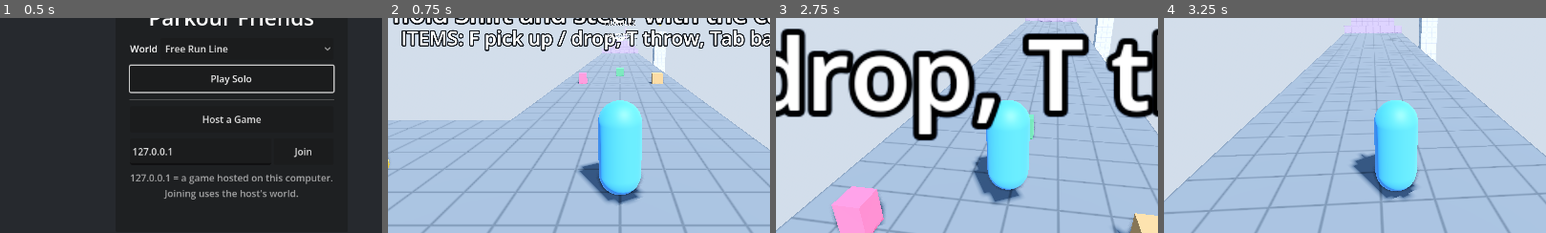
Above: before the commit, frames 1-4 (left to right).
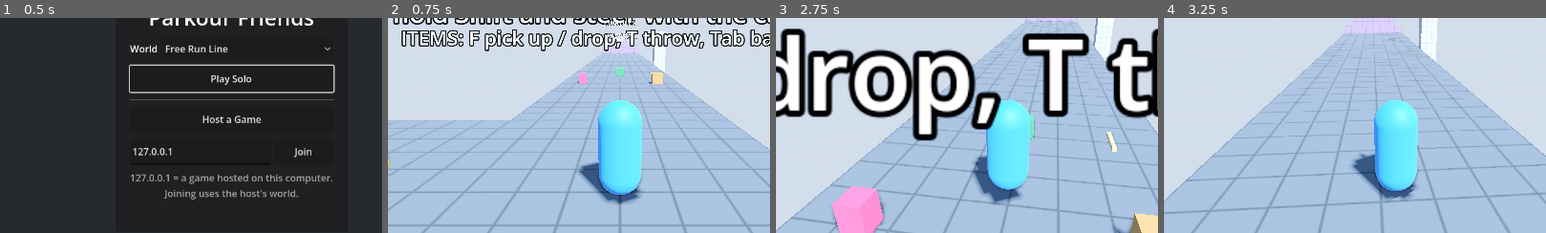
Above: after the commit, the same moments.

Repository: chitown08/ParkourFriends
Game: Godot game, scene res://game/main.tscn
Two runs of this game, one before a commit and one after it. Both use one fixed random seed, a clock stepped at 60 frames per second and the inputs below.
Inputs (mouse positions are % of the whole screen's width and height, from its top left):
- Up to frame 1 (0.5 s): no input
- Up to frame 2 (0.75 s): click "Play Solo" at 0.5 s
- Up to frame 3 (2.75 s): tap Enter at 1.25 s; move the mouse to (55, 50) at 1.27 s; hold G (call_buddy) 1.28-2.03 s; hold W (move_forward) from 1.28 s (still down); tap Space (jump) at 1.52, 2.27 s; tap C (crouch) at 1.55, 2.1 s; move the mouse to (45, 50) at 2.02 s; tap Shift (free_run) at 2.3 s
- Up to frame 4 (3.25 s): keep holding W (move_forward); move the mouse to (52, 48) at 2.77 s; hold Shift (free_run) from 2.78 s (still down); tap Tab (switch_item) at 3.05 s
The pictures show only the part of the screen within x 20-70%, y 28-78%; the shares and areas given below are measured in that part.

Frame 1 is identical in both runs. In frame 2, less than 0.1% of the frame differs, in the area x 68-69%, y 24-27%; in frame 3, 0.1%, in the area x 86-90%, y 52-63%; in frame 4, nothing differs.

Commit message:
Add the baseball bat: whack friends (a throw-chain link) or items a long way
Tosses and bat hits share launch_friend(). Hit items fly like throws, so
friends can catch them, and hovering relics get knocked loose.

Co-Authored-By: Claude Opus 5.5 <noreply@anthropic.com>

Diff:
--- /dev/null
+++ b/items/abilities/bat_swing.gd
@@ -0,0 +1,52 @@
+extends ItemAbility
+## The baseball bat: press "use item" (right mouse / left trigger) to swing.
+## Hits the friend in front of you (sending them a long way, the way your
+## camera faces) or, if no friend is in reach, the item in front of you.
+## A hit friend counts as a throw-chain link, like a toss.
+
+const REACH := 2.5 ## Metres in front of you.
+const COOLDOWN := 0.6 ## Seconds between swings.
+## A hit friend flies at this speed and angle: far, but low and fast.
+const LAUNCH_SPEED := 40.0
+const LAUNCH_ANGLE := deg_to_rad(40.0)
+## A hit item (items fall with normal gravity, so they need less).
+const ITEM_LAUNCH_SPEED := 25.0
+const ITEM_LAUNCH_ANGLE := deg_to_rad(30.0)
+
+var _cooldown := 0.0
+
+
+func physics_update(_player: Player, delta: float) -> void:
+	_cooldown -= delta
+
+
+func use(player: Player) -> void:
+	if _cooldown > 0.0 or player.state.name not in Player.TOSS_STATES:
+		return
+	_cooldown = COOLDOWN
+	var forward := Vector3.FORWARD.rotated(Vector3.UP, player.camera_rig.yaw)
+	var friend := player.find_toss_target(REACH)
+	if friend:
+		player.launch_friend(friend, _launch(forward, LAUNCH_SPEED, LAUNCH_ANGLE))
+		return
+	var target := _item_in_front(player, forward)
+	if target:
+		target.request_hit.rpc_id(1, _launch(forward, ITEM_LAUNCH_SPEED, ITEM_LAUNCH_ANGLE))
+
+
+func _launch(forward: Vector3, speed: float, angle: float) -> Vector3:
+	return (forward * cos(angle) + Vector3.UP * sin(angle)) * speed
+
+
+## The closest item lying within reach in front of you (or null).
+func _item_in_front(player: Player, forward: Vector3) -> WorldItem:
+	var best: WorldItem = null
+	var best_distance := REACH
+	var chest := player.global_position + Vector3.UP * 0.9
+	for other in player.items.items_in_world():
+		var offset := other.global_position - chest
+		var distance := offset.length()
+		if distance < best_distance and Vector3(offset.x, 0.0, offset.z).normalized().dot(forward) > 0.3:
+			best_distance = distance
+			best = other
+	return best
--- /dev/null
+++ b/items/data/bat.tres
@@ -0,0 +1,14 @@
+[gd_resource type="Resource" script_class="ItemData" format=3]
+
+[ext_resource type="Script" path="res://items/item_data.gd" id="1_data"]
+[ext_resource type="Script" path="res://items/abilities/bat_swing.gd" id="2_ability"]
+
+[resource]
+script = ExtResource("1_data")
+id = &"bat"
+display_name = "Baseball Bat"
+size = Vector3(0.12, 0.12, 1.0)
+color = Color(0.85, 0.7, 0.45, 1)
+mass = 1.0
+throw_speed = 14.0
+ability = ExtResource("2_ability")
--- a/items/world_item.gd
+++ b/items/world_item.gd
@@ -16,6 +16,10 @@
 const OWN_CATCH_DELAY := 0.4
 ## How long an item disappears for before reappearing at home (seconds).
 const RETURN_DELAY := 2.0
+## Sanity limits for hits (request_hit): how far from the item the hitter can
+## be (generous: the hitter's view is a moment old) and how hard it can fly.
+const MAX_HIT_DISTANCE := 6.0
+const MAX_HIT_SPEED := 40.0
 ## Slots: hands (the active item), back (stowed in a backpack), and the
 ## backpack itself, worn. Everyone has hands; only a backpack gives a back slot.
 const HANDS := 0
@@ -143,6 +147,24 @@
 		return
 	var throw_speed := item.throw_speed if item else 14.0
 	_release(player, aim.normalized() * throw_speed + Vector3.UP * 3.0 + player.velocity * 0.5)
+	_thrown_by = str(player.name)
+	_own_catch_timer = OWN_CATCH_DELAY
+
+
+## Someone hit this item (e.g. with a bat), sending it off with `launch`.
+## It flies like a throw, so friends can catch it.
+@rpc("any_peer", "call_local", "reliable")
+func request_hit(launch: Vector3) -> void:
+	var player := _sender()
+	if player == null or state != State.IN_WORLD:
+		return
+	if player.global_position.distance_to(global_position) > MAX_HIT_DISTANCE:
+		return # Too far away to have hit it.
+	_at_home = false
+	_idle_time = 0.0
+	_apply_state() # Hovering items start falling once hit.
+	linear_velocity = launch.limit_length(MAX_HIT_SPEED)
+	angular_velocity = Vector3(randf() - 0.5, randf() - 0.5, randf() - 0.5) * 8.0
 	_thrown_by = str(player.name)
 	_own_catch_timer = OWN_CATCH_DELAY
 
--- a/levels/free_run_line.tscn
+++ b/levels/free_run_line.tscn
@@ -14,6 +14,7 @@
 [ext_resource type="Resource" path="res://items/data/relic.tres" id="16_relic"]
 [ext_resource type="Resource" path="res://items/data/backpack.tres" id="17_backpack"]
 [ext_resource type="Resource" path="res://items/data/glider.tres" id="18_glider"]
+[ext_resource type="Resource" path="res://items/data/bat.tres" id="19_bat"]
 
 [sub_resource type="ProceduralSkyMaterial" id="ProceduralSkyMaterial_sky"]
 sky_top_color = Color(0.32, 0.5, 0.78, 1)
@@ -96,6 +97,10 @@
 transform = Transform3D(1, 0, 0, 0, 1, 0, 0, 0, 1, 0, 0.4, -18)
 item = ExtResource("17_backpack")
 
+[node name="Bat" parent="Items" instance=ExtResource("13_item")]
+transform = Transform3D(1, 0, 0, 0, 1, 0, 0, 0, 1, 2.5, 0.4, -18)
+item = ExtResource("19_bat")
+
 [node name="LabelItems" type="Label3D" parent="Labels"]
 transform = Transform3D(1, 0, 0, 0, 1, 0, 0, 0, 1, 0, 3, -14)
 billboard = 1
--- a/player/item_carrier.gd
+++ b/player/item_carrier.gd
@@ -75,7 +75,7 @@
 	var best: WorldItem = null
 	var best_distance := PICKUP_RANGE
 	var chest := player.global_position + Vector3.UP * 0.9
-	for item in _items_in_world():
+	for item in items_in_world():
 		var distance := chest.distance_to(item.global_position)
 		if distance < best_distance and can_take(item):
 			best_distance = distance
@@ -143,7 +143,7 @@
 	if _touch_cooldown > 0.0:
 		return
 	var middle := player.global_position + Vector3.UP * 0.9
-	for item in _items_in_world():
+	for item in items_in_world():
 		if item.item and item.item.pick_up_on_touch and item.is_at_home() and middle.distance_to(item.global_position) <= TOUCH_RANGE and can_take(item):
 			item.request_touch_pick_up.rpc_id(1)
 			_touch_cooldown = TOUCH_RETRY
@@ -180,7 +180,8 @@
 	return found
 
 
-func _items_in_world() -> Array[WorldItem]:
+## Items lying in the world in this game (not held, returning or delivered).
+func items_in_world() -> Array[WorldItem]:
 	var found: Array[WorldItem] = []
 	for item: WorldItem in player.get_tree().get_nodes_in_group(&"items"):
 		if item.state == WorldItem.State.IN_WORLD and _same_game(item):
--- a/player/player.gd
+++ b/player/player.gd
@@ -437,10 +437,7 @@
 		return false
 
 	_toss_cooldown_timer = toss_cooldown
-	if target.is_multiplayer_authority():
-		target.apply_toss(toss_velocity(camera_rig.yaw), str(name)) # Run by this computer (the practice buddy).
-	else:
-		target.receive_toss.rpc_id(target.get_multiplayer_authority(), toss_velocity(camera_rig.yaw))
+	launch_friend(target, toss_velocity(camera_rig.yaw))
 	if airborne:
 		# Pushing off your friend gives you a little hop: a co-op double jump.
 		can_toss_in_air = false
@@ -449,9 +446,20 @@
 	return true
 
 
-## The closest other player within toss_range who isn't behind you and can be
-## tossed right now, or null.
-func find_toss_target() -> Player:
+## Sends `target` flying with velocity `launch` (a toss, a bat hit, ...). It
+## counts as a link in a throw chain: you can launch each friend once per air time.
+func launch_friend(target: Player, launch: Vector3) -> void:
+	if target.is_multiplayer_authority():
+		target.apply_toss(launch, str(name)) # Run by this computer (the practice buddy).
+	else:
+		target.receive_toss.rpc_id(target.get_multiplayer_authority(), launch)
+
+
+## The closest other player within `reach` (default: toss_range) who isn't
+## behind you and can be launched right now, or null.
+func find_toss_target(reach := -1.0) -> Player:
+	if reach < 0.0:
+		reach = toss_range
 	var forward := Vector3.FORWARD.rotated(Vector3.UP, camera_rig.yaw)
 	var best: Player = null
 	var best_distance := INF
@@ -463,7 +471,7 @@
 			continue # We've already tossed them this air time.
 		var offset := friend.global_position - global_position
 		var flat := Vector3(offset.x, 0.0, offset.z)
-		if absf(offset.y) > toss_range or flat.length() > toss_range:
+		if absf(offset.y) > reach or flat.length() > reach:
 			continue
 		if flat.length() > 0.3 and flat.normalized().dot(forward) < -0.2:
 			continue # Behind you.
--- /dev/null
+++ b/tests/test_bat.gd
@@ -0,0 +1,95 @@
+extends GameTest
+## The baseball bat, solo, on the Free-Run Line's runway (clear from z = 5 to
+## the first hurdle at z = -58). The bat lies at (2.5, 0.4, -18).
+
+const START := Vector3(0, 0.05, 0)
+
+var bat: WorldItem
+
+
+func before_each() -> void:
+	main = MAIN_SCENE.instantiate()
+	add_child(main)
+	main.start_solo("free_run_line")
+	await ticks(5)
+	player = main.get_node_or_null("Players/1")
+	expect(player != null, "the game should have created a player")
+	if player:
+		player.set_profile(SUPERHUMAN)
+	bat = main.level.get_node("Items/Bat")
+	await ticks(30) # Let the items settle.
+
+
+func test_a_bat_hit_sends_a_friend_a_long_way() -> void:
+	bat.host_give_to(player)
+	await place(START, FACE_NORTH)
+	await press_event(&"call_buddy")
+	var buddy: Player = main.buddy
+	var start := buddy.global_position
+	await tap(&"use_item")
+	await ticks(5)
+	expect(buddy.state.name == &"Air", "the buddy should be sent flying")
+	for i in 180:
+		await ticks(1)
+		if buddy.state.name == &"Ground":
+			break
+	var distance := Vector2(buddy.global_position.x - start.x, buddy.global_position.z - start.z).length()
+	expect(distance > 30.0, "a bat hit should carry over 30 m, went %.1f m" % distance)
+	expect(buddy.global_position.z < start.z, "the way the camera faces, at %s" % buddy.global_position)
+
+
+func test_a_bat_hit_is_a_throw_chain_link() -> void:
+	bat.host_give_to(player)
+	await place(START, FACE_NORTH)
+	await press_event(&"call_buddy")
+	await tap(&"use_item")
+	await ticks(5)
+	expect("1" in main.buddy.tossed_by, "the hit should count as you launching them this air time")
+
+
+func test_hitting_an_item_sends_it_flying() -> void:
+	var crate: WorldItem = main.level.get_node("Items/Crate")
+	bat.host_give_to(player)
+	await place(Vector3(2.5, 0.05, -12.0), FACE_NORTH) # Crate 2 m ahead.
+	await tap(&"use_item")
+	await ticks(90)
+	expect(crate.global_position.z < -30.0, "the crate should fly well down the runway, at %s" % crate.global_position)
+
+
+func test_hitting_a_hovering_relic_knocks_it_loose() -> void:
+	var relic: WorldItem = main.level.get_node("Relics/RelicPillarTop") # Hovers at (10.5, 6.6, -72).
+	bat.host_give_to(player)
+	await place(Vector3(10.5, 5.05, -70.5), FACE_NORTH)
+	expect(relic.state == WorldItem.State.IN_WORLD, "test setup: touch pick-up needs free hands")
+	await tap(&"use_item")
+	await ticks(30)
+	expect(relic.global_position.z < -80.0, "the relic should be knocked away, at %s" % relic.global_position)
+
+
+func test_one_swing_at_a_time() -> void:
+	var crate: WorldItem = main.level.get_node("Items/Crate")
+	var balloon: WorldItem = main.level.get_node("Items/TestBalloon")
+	bat.host_give_to(player)
+	await place(Vector3(2.5, 0.05, -12.0), FACE_NORTH) # Crate 2 m ahead.
+	await tap(&"use_item")
+	await ticks(10)
+	expect(crate.linear_velocity.length() > 5.0, "test setup: the first swing hits the crate")
+	balloon.global_position = Vector3(2.5, 0.6, -13.0) # A fresh target, right in front.
+	await tap(&"use_item")
+	await ticks(5)
+	expect(balloon.linear_velocity.length() < 5.0, "swinging again straight away shouldn't hit it")
+	await ticks(30)
+	await tap(&"use_item")
+	await ticks(5)
+	expect(balloon.linear_velocity.length() > 5.0, "but once the bat is ready again it should")
+
+
+func test_no_swing_with_the_bat_in_your_backpack() -> void:
+	main.level.get_node("Items/Backpack").host_give_to(player)
+	bat.host_give_to(player)
+	await tap(&"switch_item")
+	await place(START, FACE_NORTH)
+	await press_event(&"call_buddy")
+	await tap(&"use_item")
+	await ticks(5)
+	expect(main.buddy.state.name == &"Ground", "a bat in your backpack doesn't swing")
--- a/tests/test_items_network.gd
+++ b/tests/test_items_network.gd
@@ -77,6 +77,20 @@
 	expect(_crate(client_main).holder_name == "1", "and the client should see that")
 
 
+func test_a_bat_hit_launches_a_friend_on_their_own_computer() -> void:
+	await _move(client_player, Vector3(2.5, 0.05, -16.5)) # By the bat.
+	_item(client_main, "Bat").request_pick_up.rpc_id(1)
+	await ticks(10)
+	expect(_item(host_main, "Bat").holder_name == str(client_player.name), "test setup: the client holds the bat")
+	await _move(host_player, SPOT + Vector3(0, 0, -1.5))
+	await _move(client_player, SPOT)
+	client_player.camera_rig.yaw = 0.0
+	await tap(&"use_item")
+	await ticks(30)
+	expect(host_player.global_position.z < SPOT.z - 10.0, "the host should be sent flying north, at %s" % host_player.global_position)
+	expect(str(client_player.name) in host_player.tossed_by, "and it counts as the client's throw-chain link")
+
+
 func test_items_held_by_someone_who_leaves_go_home() -> void:
 	var home := _crate(host_main).global_position
 	await _move(client_player, BY_CRATE)
@@ -100,3 +114,7 @@
 	who.velocity = Vector3.ZERO
 	who.reset_physics_interpolation()
 	await ticks(15)
+
+
+func _item(side_main: Node, item_name: String) -> WorldItem:
+	return side_main.level.get_node("Items/" + item_name)
Not shown, added: items/abilities/bat_swing.gd.uid
Not shown, added: tests/test_bat.gd.uid
Not shown, changed: README.md
Not shown, changed: docs/DESIGN.md
Not shown, changed: tools/gen_free_run_line.sh
